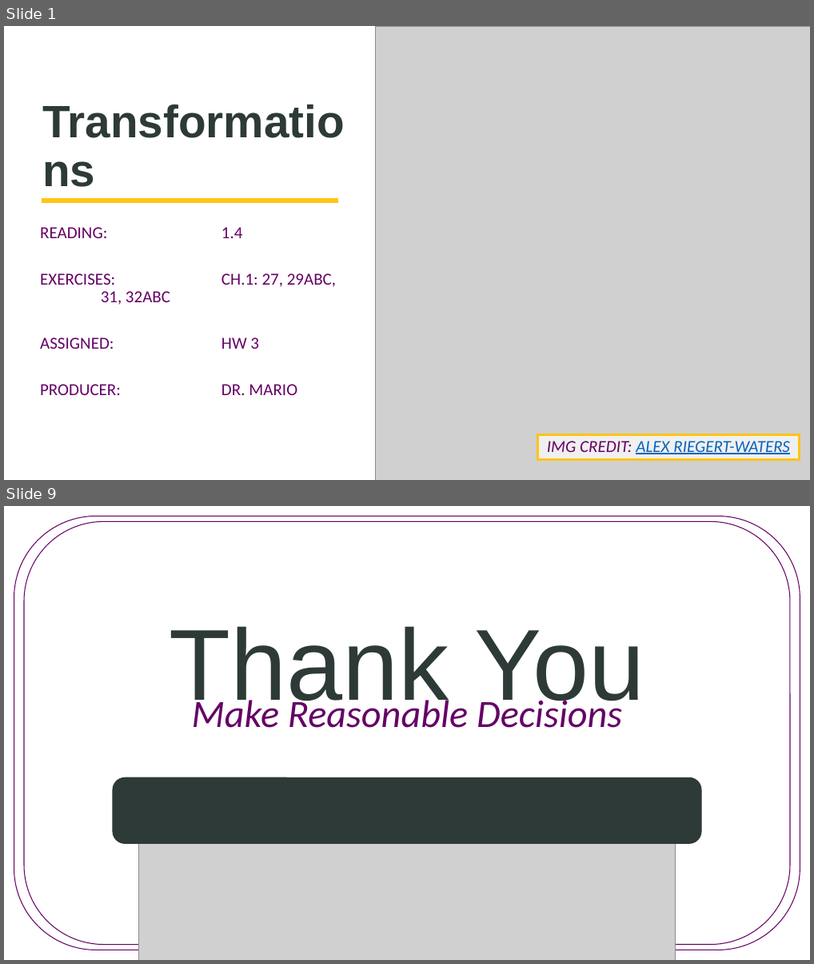
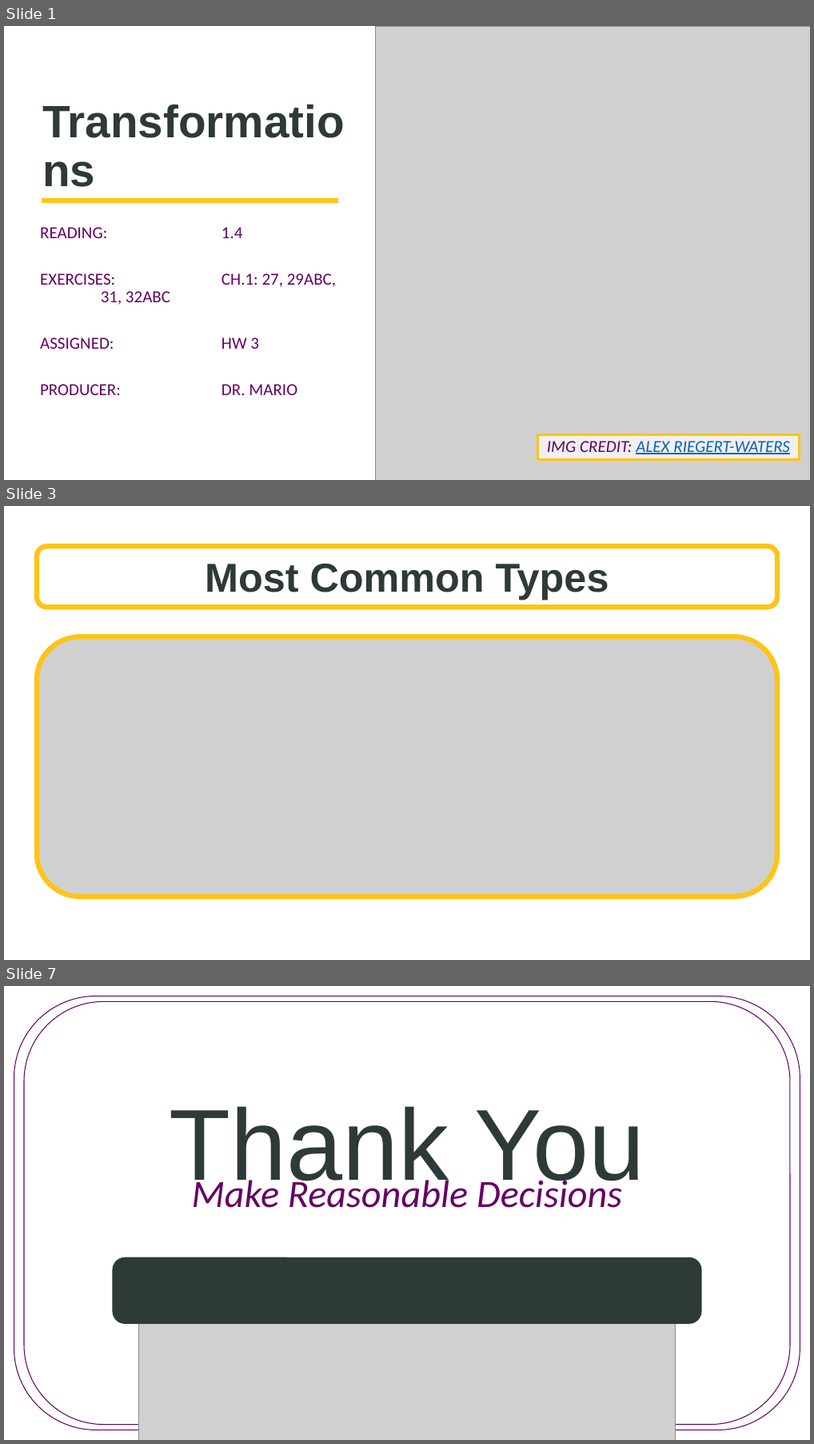
Before and after one commit to SuperMarioGiacomazzo/STOR455_WEBSITE, a slide deck: Lectures/6 - Transformations.pptx. Shown one above the other, each under a label of ours: slides 1 and 9 before the commit, slides 1, 3 and 7 after it; the slides between them are not shown. The pictures are 814x964 and 814x1444 pixels, drawn with LibreOffice and Linux fonts; fonts in the diff are those of the drawing; grey boxes stand for pictures; background and template pictures are left out. Boxes give left, top, right and bottom in pixels: in the first picture for what was removed or moved away, otherwise in the second. Text is boxed around its words. In the diff, an @@ line names an element or a change of style, - is before the commit and + after.

```diff
--- a/Lectures/6 - Transformations.pptx
+++ b/Lectures/6 - Transformations.pptx
@@ slide 3 added at (4,506,810,960), background picture (left out) @@
@@ rounded rectangle added at (37,546,778,607), fill #FFFFFF at 70% opacity, outline #FFC416 6 pt, 48 pt, text #2D3A37, bold @@
+Most Common Types
@@ picture added at (37,636,778,896) @@
@@ what was slide 9 is now slide 7 @@
```
Also in this commit, not shown: 1 slide changed, 3 other slides added, 6 slides removed, 3 other files.
